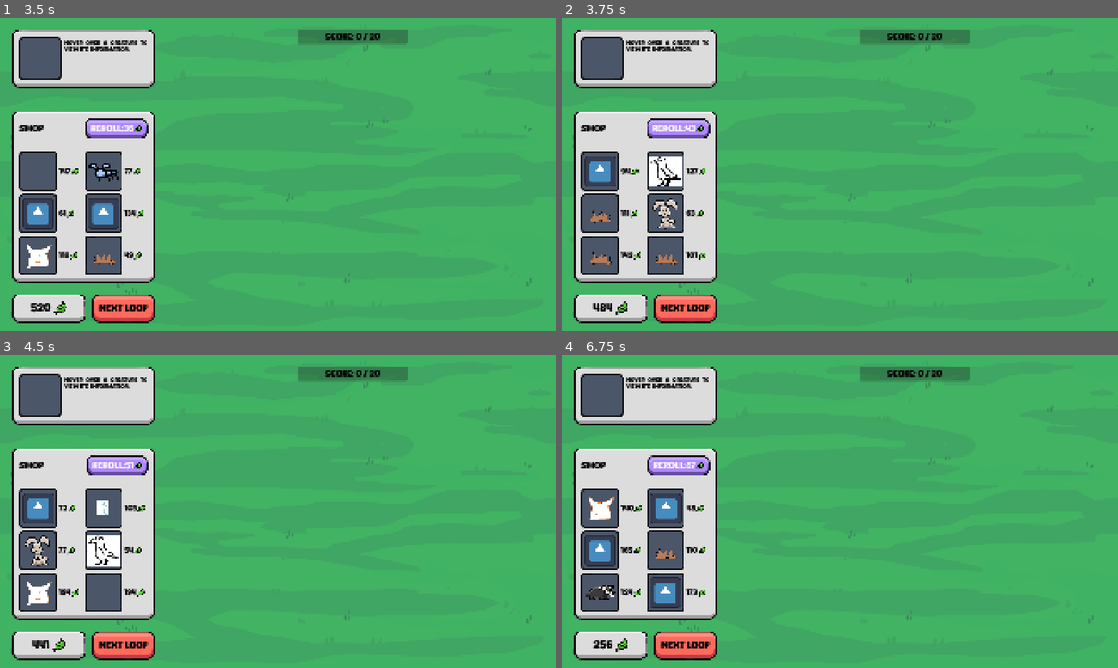
Above: before the commit, frames 1-4 (two rows, left to right).
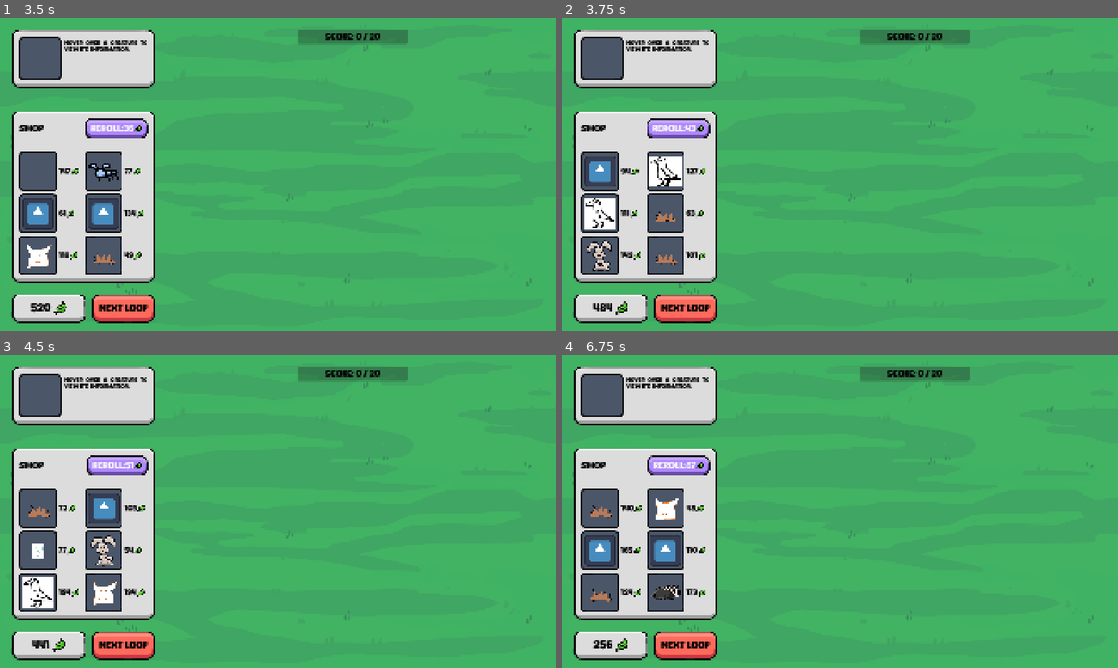
Above: after the commit, the same moments.

Repository: elliotfontaine/gmtk-2025-submission
Game: Godot game, scene res://scenes/main_menu.tscn
The game is run twice, just before and just after one commit, with the same random seed, the same clock (stepped at 60 frames per second) and the same inputs. The engine's default icon, where the game draws it, is replaced by a stand-in: a white triangle on a blue panel in a dark square.
Inputs:
- Up to frame 1 (3.5 s): click "play." at 0.5 s; click "Next Loop" at 1.25 s; click "Next Loop" at 2 s; click "REROLL:30" at 2.75 s
- Up to frame 2 (3.75 s): click "REROLL:36" at 3.5 s
- Up to frame 3 (4.5 s): click "REROLL:43" at 4.25 s
- Up to frame 4 (6.75 s): click "REROLL:51" at 5 s; click "REROLL:61" at 5.75 s; click "REROLL:73" at 6.5 s

Frame 1 is identical in both runs. In frame 2, 1.1% of the frame differs, in the area x 4-21%, y 57-81%; in frame 3, 2.5%, in the area x 4-22%, y 44-81%; in frame 4, 2.0%.

Commit message:
feat: set all creatures data

Diff:
--- a/resources/species/ant.tres
+++ b/resources/species/ant.tres
@@ -8,7 +8,7 @@
 id = 16
 family = 1
 size = 0
-rarity = 1
+rarity = 2
 title = "Ant"
 texture = ExtResource("2_27f8m")
 default_range = 0
--- a/resources/species/badger.tres
+++ b/resources/species/badger.tres
@@ -9,11 +9,11 @@
 id = 13
 family = 1
 size = 2
-rarity = 1
+rarity = 3
 title = "Badger"
 texture = ExtResource("2_hwvkv")
 default_range = 0
-effect_text = "whenever a creature duplicates: score 2 [img={20, 20}]res://assets/sprites/ui/trophy.svg[/img]."
+effect_text = "whenever anything duplicates: score 2 [img={20, 20}]res://assets/sprites/ui/trophy.svg[/img]."
 score_reward_1 = 2
 score_reward_2 = 0
 money_reward_1 = 0
--- a/resources/species/bunny.tres
+++ b/resources/species/bunny.tres
@@ -13,7 +13,7 @@
 title = "Bunny"
 texture = ExtResource("2_nnalx")
 default_range = 1
-effect_text = "If plant in range: eat it and score 3 [img={20, 20}]res://assets/sprites/ui/trophy.svg[/img]."
+effect_text = "If small plant in range: eat it and score 3 [img={20, 20}]res://assets/sprites/ui/trophy.svg[/img]."
 score_reward_1 = 3
 score_reward_2 = 0
 money_reward_1 = 0
--- a/resources/species/bush.tres
+++ b/resources/species/bush.tres
@@ -9,7 +9,7 @@
 id = 14
 family = 0
 size = 2
-rarity = 1
+rarity = 2
 title = "Bush"
 texture = ExtResource("2_xn1l7")
 default_range = 0
--- a/resources/species/chicken.tres
+++ b/resources/species/chicken.tres
@@ -13,6 +13,11 @@
 title = "Chicken"
 texture = ExtResource("2_u7gny")
 default_range = 1
-value = 0
+effect_text = "If tiny animal in range: eat it and create an egg."
+score_reward_1 = 0
+score_reward_2 = 0
+money_reward_1 = 0
+money_reward_2 = 0
+base_price = 1
 sfx_placed = ExtResource("2_brxfg")
 metadata/_custom_type_script = "uid://mow41h46xu2s"
--- a/resources/species/crow.tres
+++ b/resources/species/crow.tres
@@ -9,10 +9,15 @@
 id = 6
 family = 1
 size = 1
-rarity = 0
+rarity = 3
 title = "Crow"
 texture = ExtResource("2_ii0dv")
 default_range = 5
-value = 0
+effect_text = "Whenever an animal dies in range: score 3 [img={20, 20}]res://assets/sprites/ui/trophy.svg[/img]."
+score_reward_1 = 3
+score_reward_2 = 0
+money_reward_1 = 0
+money_reward_2 = 0
+base_price = 1
 sfx_placed = ExtResource("2_tqtvj")
 metadata/_custom_type_script = "uid://mow41h46xu2s"
--- a/resources/species/egg.tres
+++ b/resources/species/egg.tres
@@ -13,6 +13,11 @@
 title = "Egg"
 texture = ExtResource("2_e431m")
 default_range = 0
-value = 0
+effect_text = "When eaten: score 5 [img={20, 20}]res://assets/sprites/ui/trophy.svg[/img]."
+score_reward_1 = 5
+score_reward_2 = 0
+money_reward_1 = 0
+money_reward_2 = 0
+base_price = 1
 sfx_placed = ExtResource("2_j67q0")
 metadata/_custom_type_script = "uid://mow41h46xu2s"
--- a/resources/species/fox.tres
+++ b/resources/species/fox.tres
@@ -13,8 +13,8 @@
 title = "Fox"
 texture = ExtResource("2_vxgyw")
 default_range = 1
-effect_text = "No effect text."
-score_reward_1 = 0
+effect_text = "If small animal in range: eat it and score 7 [img={20, 20}]res://assets/sprites/ui/trophy.svg[/img]."
+score_reward_1 = 7
 score_reward_2 = 0
 money_reward_1 = 0
 money_reward_2 = 0
--- a/resources/species/grass.tres
+++ b/resources/species/grass.tres
@@ -14,7 +14,7 @@
 texture = ExtResource("2_kohdr")
 default_range = 1
 effect_text = "If no other plant in range: duplicate and score  3 [img={20, 20}]res://assets/sprites/ui/trophy.svg[/img]"
-score_reward_1 = 0
+score_reward_1 = 3
 score_reward_2 = 0
 money_reward_1 = 0
 money_reward_2 = 0
--- a/resources/species/hedgehog.tres
+++ b/resources/species/hedgehog.tres
@@ -9,12 +9,16 @@
 id = 5
 family = 1
 size = 1
-rarity = 1
+rarity = 2
 title = "Hedgehog"
 texture = ExtResource("2_mylwq")
 default_range = 1
-effect_text = "If plant in range: eat it and score 3 [img={20, 20}]res://assets/sprites/ui/trophy.svg[/img].
+effect_text = "If small plant in range: eat it and score 3 [img={20, 20}]res://assets/sprites/ui/trophy.svg[/img].
 Cannot be eaten."
+score_reward_1 = 3
+score_reward_2 = 0
+money_reward_1 = 0
+money_reward_2 = 0
 base_price = 1
 sfx_placed = ExtResource("2_ofaf3")
 metadata/_custom_type_script = "uid://mow41h46xu2s"
--- a/resources/species/lynx.tres
+++ b/resources/species/lynx.tres
@@ -13,6 +13,11 @@
 title = "Lynx"
 texture = ExtResource("2_d45eb")
 default_range = 1
-value = 0
+effect_text = "Eat any small animal in range to score 9 [img={20, 20}]res://assets/sprites/ui/trophy.svg[/img] for each."
+score_reward_1 = 9
+score_reward_2 = 0
+money_reward_1 = 0
+money_reward_2 = 0
+base_price = 1
 sfx_placed = ExtResource("2_mb0m7")
 metadata/_custom_type_script = "uid://mow41h46xu2s"
--- a/resources/species/mole.tres
+++ b/resources/species/mole.tres
@@ -7,8 +7,13 @@
 id = 0
 family = 1
 size = 2
-rarity = 1
+rarity = 3
 title = "Mole"
 default_range = 0
-value = 0
+effect_text = "No effect text."
+score_reward_1 = 0
+score_reward_2 = 0
+money_reward_1 = 0
+money_reward_2 = 0
+base_price = 1
 metadata/_custom_type_script = "uid://mow41h46xu2s"
--- a/resources/species/songbird.tres
+++ b/resources/species/songbird.tres
@@ -9,10 +9,15 @@
 id = 8
 family = 1
 size = 1
-rarity = 1
+rarity = 3
 title = "Songbird"
 texture = ExtResource("2_a3r3m")
 default_range = 2
-value = 0
+effect_text = "If tiny animal in range: eat it and create an egg 3 spaces away"
+score_reward_1 = 0
+score_reward_2 = 0
+money_reward_1 = 0
+money_reward_2 = 0
+base_price = 1
 sfx_placed = ExtResource("2_hdugj")
 metadata/_custom_type_script = "uid://mow41h46xu2s"
--- a/resources/species/tiger.tres
+++ b/resources/species/tiger.tres
@@ -9,10 +9,15 @@
 id = 12
 family = 1
 size = 3
-rarity = 1
+rarity = 2
 title = "Tiger"
 texture = ExtResource("2_d6lwn")
 default_range = 2
-value = 0
+effect_text = "if medium animal in range: eat it and score 20 [img={20, 20}]res://assets/sprites/ui/trophy.svg[/img]."
+score_reward_1 = 20
+score_reward_2 = 0
+money_reward_1 = 0
+money_reward_2 = 0
+base_price = 1
 sfx_placed = ExtResource("2_2mrl5")
 metadata/_custom_type_script = "uid://mow41h46xu2s"
--- a/resources/species/wolf.tres
+++ b/resources/species/wolf.tres
@@ -9,11 +9,11 @@
 id = 11
 family = 1
 size = 2
-rarity = 1
+rarity = 2
 title = "Wolf"
 texture = ExtResource("2_ajddr")
 default_range = 1
-effect_text = "Eats a small animal in range to score 6T + 3T per wolf in the circle and duplicate if no adjacent to another wolf."
+effect_text = "Eat a small animal in range to score 6T + 3T per wolf in the circle and duplicate if not adjacent to another wolf."
 score_reward_1 = 6
 score_reward_2 = 3
 money_reward_1 = 0
--- a/resources/species/worm.tres
+++ b/resources/species/worm.tres
@@ -13,6 +13,11 @@
 title = "Worm"
 texture = ExtResource("2_vxgyw")
 default_range = 3
-value = 0
+effect_text = "Whenever an animal dies in range: duplicate"
+score_reward_1 = 0
+score_reward_2 = 0
+money_reward_1 = 0
+money_reward_2 = 0
+base_price = 1
 sfx_placed = ExtResource("2_e10be")
 metadata/_custom_type_script = "uid://mow41h46xu2s"
